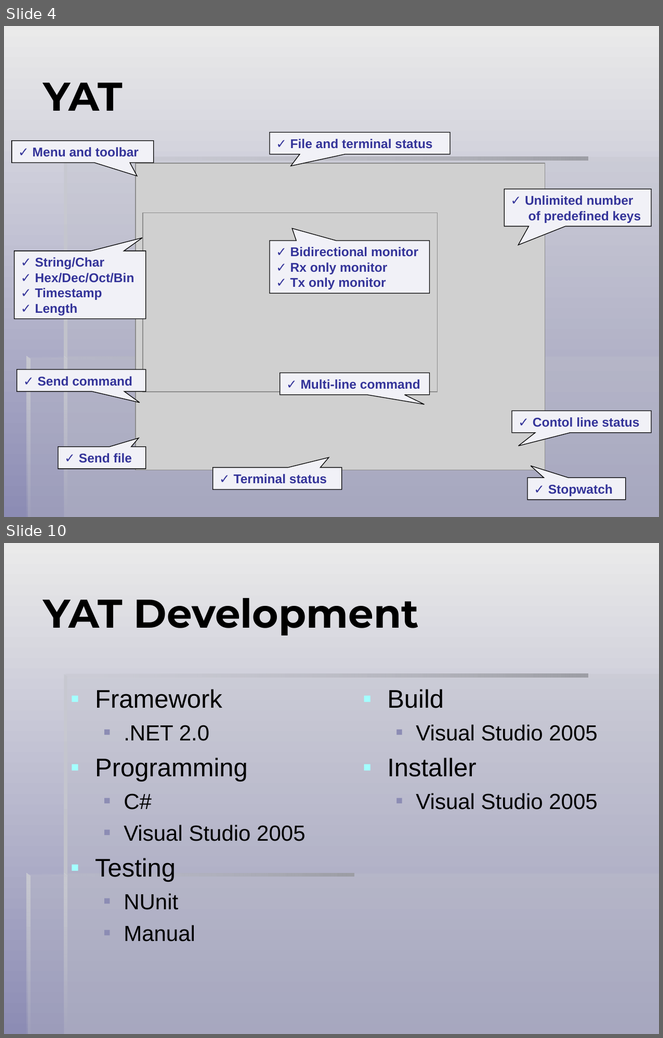
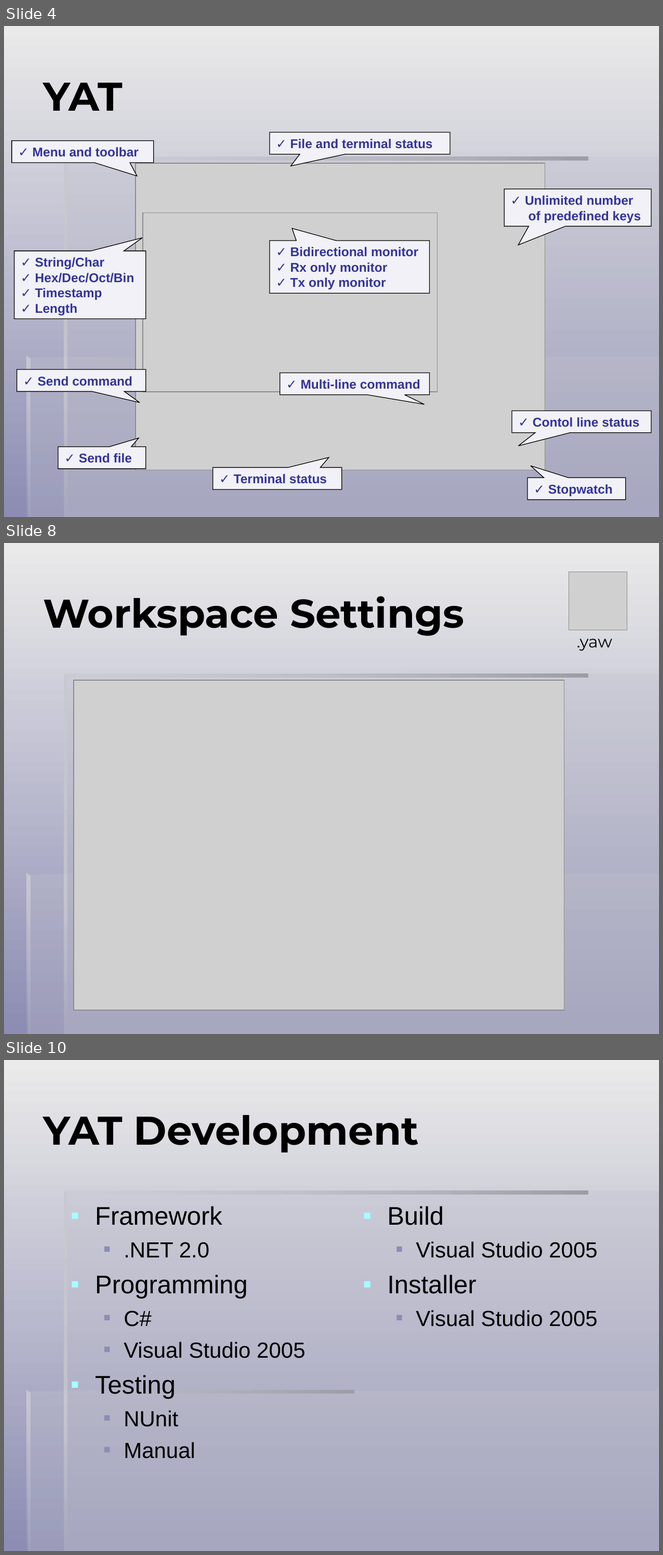
Before and after one commit to icis4/yat, a slide deck: _Doc.User/YAT Presentation/YAT.ppt. Shown one above the other, each under a label of ours: slides 4 and 10 before the commit, slides 4, 8 and 10 after it; the slides between them are not shown. The pictures are 663x1038 and 663x1555 pixels, drawn with LibreOffice and Linux fonts; fonts in the diff are those of the drawing; grey boxes stand for pictures. Boxes give left, top, right and bottom in pixels: in the first picture for what was removed or moved away, otherwise in the second. Text is boxed around its words. In the diff, an @@ line names an element or a change of style, - is before the commit and + after.

```diff
--- a/_Doc.User/YAT Presentation/YAT.ppt
+++ b/_Doc.User/YAT Presentation/YAT.ppt
@@ slide 8 added at (x1=4, y1=543, x2=659, y2=1034), background gradient #EAEAEA to #8C8CB4; not listed: 7 template elements that a slide beside it also shows @@
@@ picture added at (x1=569, y1=572, x2=627, y2=630) @@
@@ title added at (x1=43, y1=596, x2=464, y2=636), 44 pt, text #000000, bold @@
+Workspace Settings
@@ text added at (x1=577, y1=639, x2=612, y2=651), 18 pt, text #000000 @@
+.yaw
@@ picture added at (x1=74, y1=681, x2=564, y2=1011) @@
```
Also in this commit, not shown: 4 slides changed, 2 other slides added, 3 slides removed, 8 other files.
